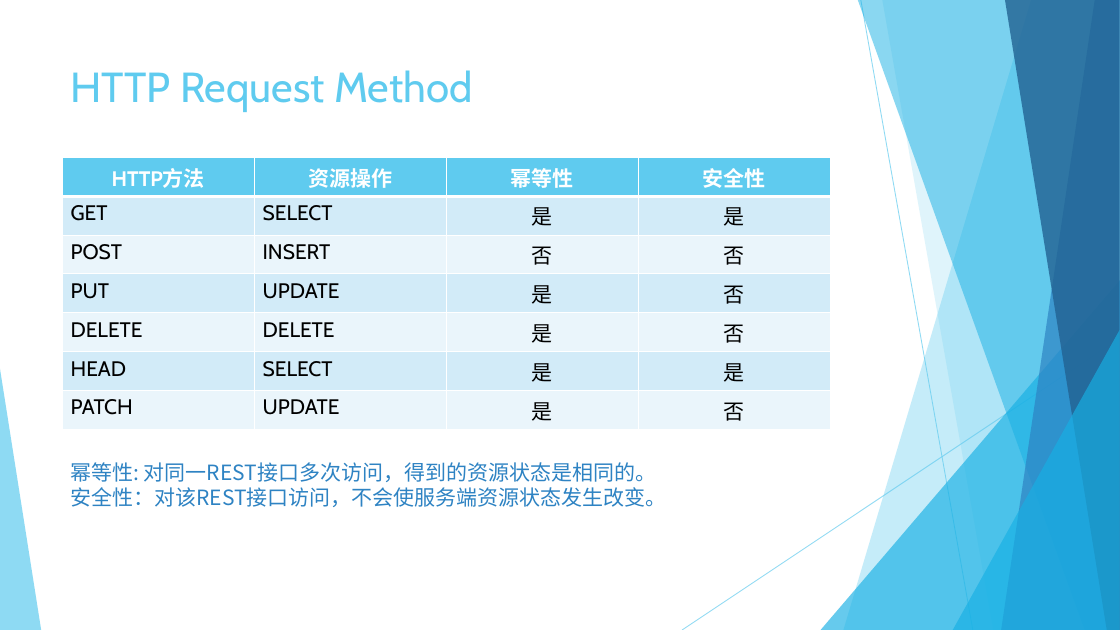
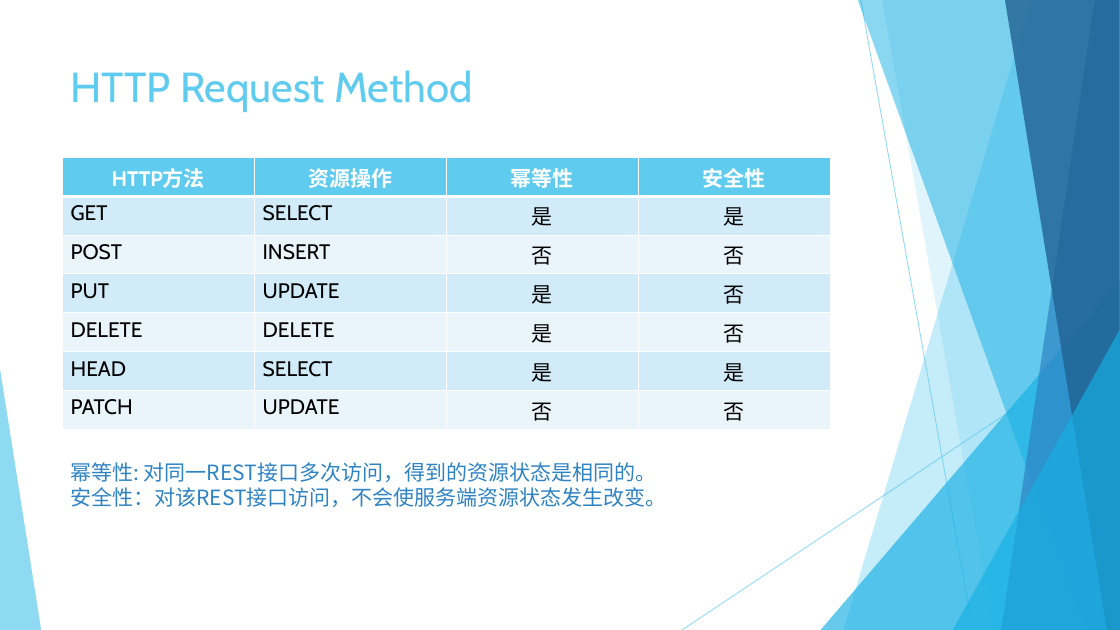
Before and after one commit to Crab2died/micro-boot, a slide deck: slide 11 of rest-api/RESTful.pptx. Drawn at 1120x630 pixels with LibreOffice and Linux fonts; fonts in the diff are those of the drawing. Boxes give left, top, right and bottom in pixels: in the first picture for what was removed or moved away, otherwise in the second. Text is boxed around its words. In the diff, an @@ line names an element or a change of style, - is before the commit and + after.

```diff
--- a/rest-api/RESTful.pptx
+++ b/rest-api/RESTful.pptx
@@ table at bbox=[62, 158, 832, 425] @@
-row 7, column 3: 是
+row 7, column 3: 否
```
Also in this commit, not shown: 3 other slides changed, 1 other file.
